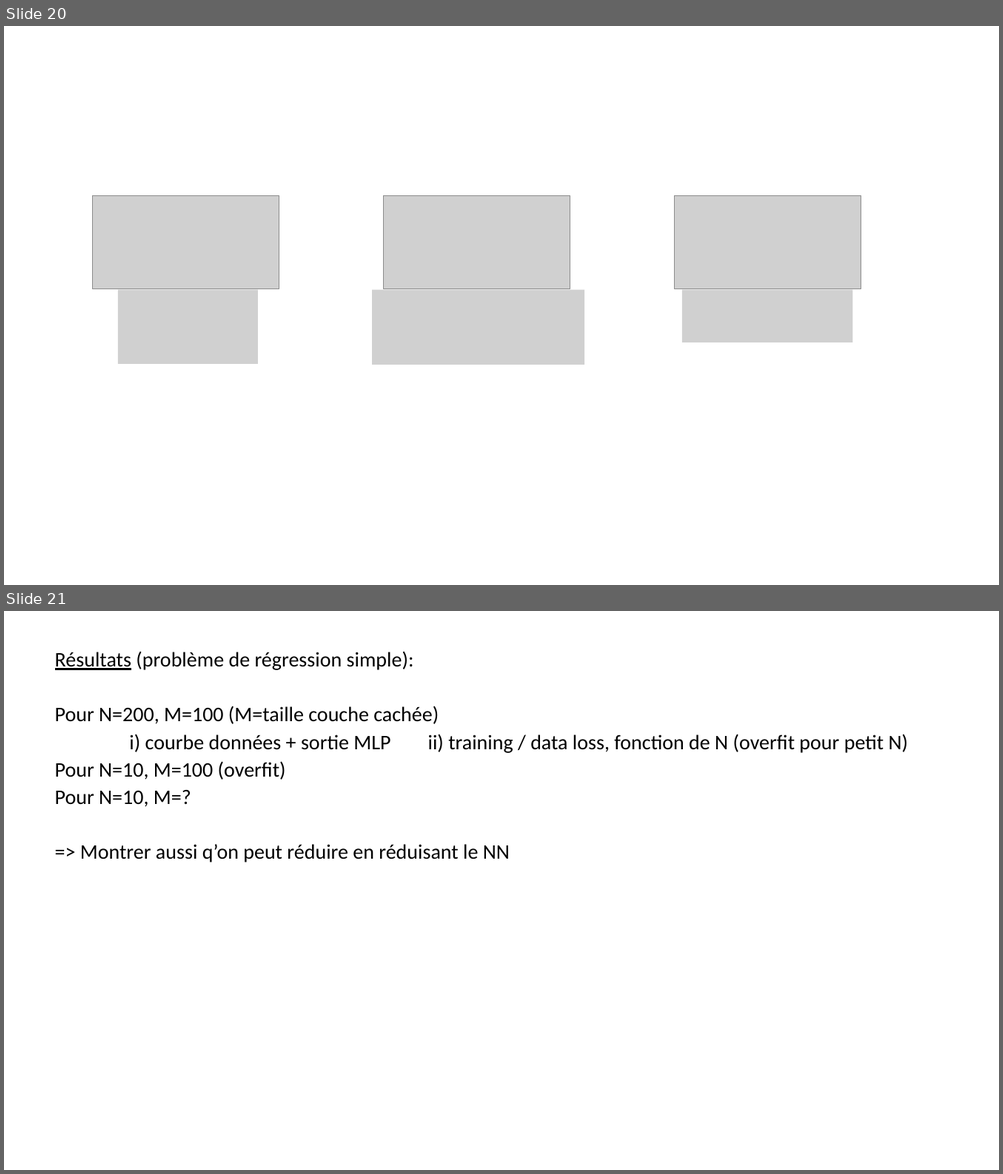
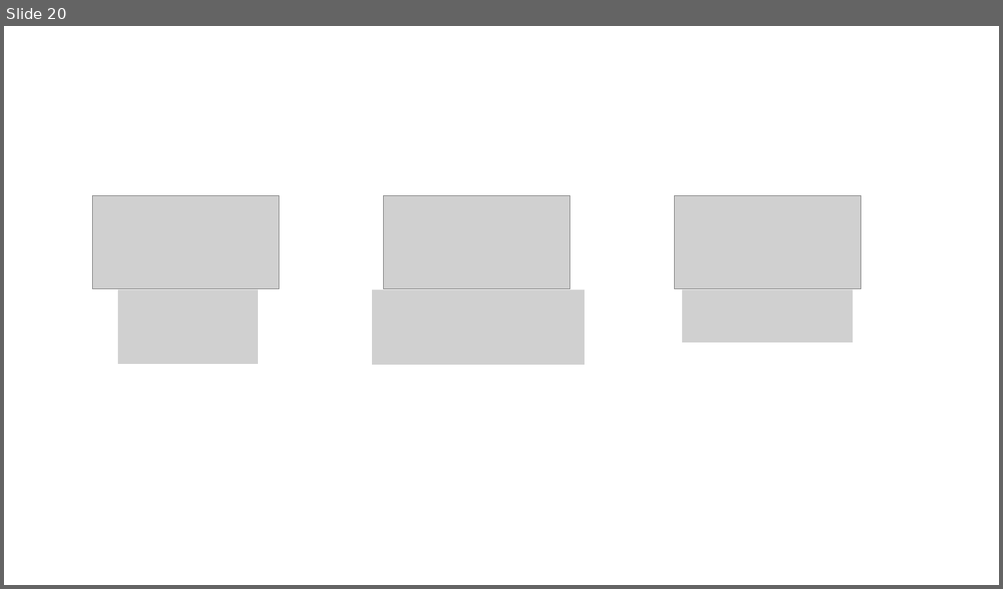
Before and after one commit to jolindien-git/jolindien-git.github.io, a slide deck: Intelligence Artificielle et Analyse de donnees.pptx. Shown one above the other, each under a label of ours: slides 20 and 21 before the commit, slide 20 after it. The pictures are 1003x1174 and 1003x589 pixels, drawn with LibreOffice and Linux fonts; fonts in the diff are those of the drawing; grey boxes stand for pictures. Boxes give left, top, right and bottom in pixels: in the first picture for what was removed or moved away, otherwise in the second. Text is boxed around its words. In the diff, an @@ line names an element or a change of style, - is before the commit and + after.

```diff
--- a/Intelligence Artificielle et Analyse de donnees.pptx
+++ b/Intelligence Artificielle et Analyse de donnees.pptx
@@ slide 21 removed at bbox=[4, 611, 999, 1170], background #FFFFFF @@
@@ text removed at bbox=[55, 651, 908, 863] @@
-Résultats (problème de régression simple):
-Pour N=200, M=100 (M=taille couche cachée)
-i) courbe données + sortie MLP ii) training / data loss, fonction de N (overfit pour petit N)
-Pour N=10, M=100 (overfit)
-Pour N=10, M=?
-=> Montrer aussi q’on peut réduire en réduisant le NN
```
Also in this commit, not shown: 3 slides added, 1 other file.
